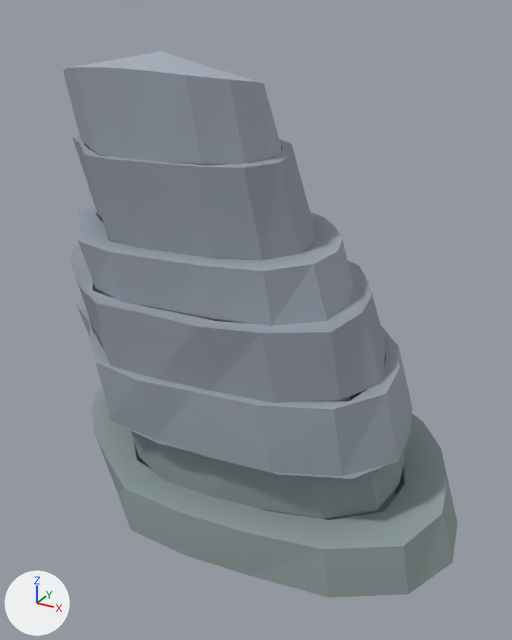
What one commit did to the glTF model assets/environment/rocks/SM_OverlookCrags.glb.
Camera for both pictures: a camera (50 mm lens) standing at (4.95, -9.51, 7.52) and looking at (-0.04, -0.43, 2.97). The lights are fixed; the arrows at lower left show +X, +Y and +Z. The older version comes first. Vertices at exactly the same position are counted once.

The first picture shows 'SM_Overlook_Crest', 'SM_Overlook_Spur'.
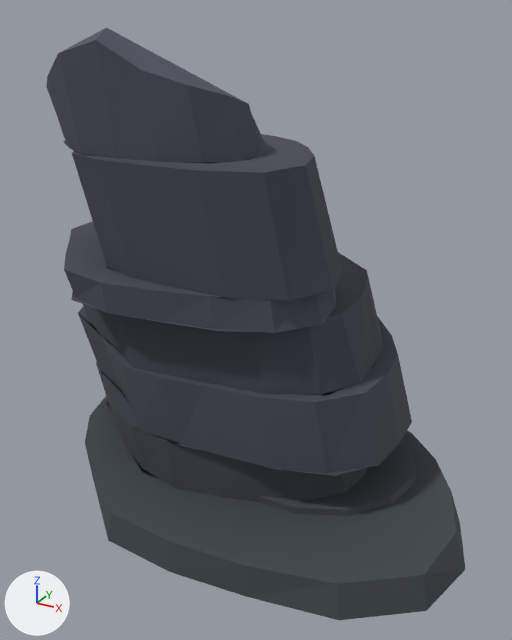
What differs and where, as boxes [x1, y1, x2, y2] in the pictures (512 x 640 px; the box of a moved part takes in the faces that stretch with it):
```json
{"object": "SM_Overlook_Crest", "change": "surface changed, reshaped", "before": [63, 51, 457, 598], "after": [46, 28, 465, 620], "on screen": "6% wider, 8% taller"}
{"object": "SM_Overlook_Spur", "change": "surface changed", "before": [345, 490, 395, 516], "after": [345, 490, 395, 516]}
{"part": 1, "of": "me_sm_overlook_crest", "change": "moved or reshaped", "before": [63, 51, 457, 598], "after": [46, 28, 465, 620]}
{"part": 2, "of": "me_sm_overlook_crest", "change": "recoloured", "before": [77, 283, 457, 597], "after": [78, 267, 460, 620]}
```

The change, as JSON lines over the scene's bpy script:
```json
{"block": "mat_mat_crag_slate", "where": "n2 = _N.new('ShaderNodeMix'); n2.name = 'Mix'"}
{"op": "set", "path": "n2.inputs[7].default_value", "old": "(0.355, 0.395, 0.462, 1.0)", "new": "(0.0714, 0.0764, 0.105, 1.0)", "note": "'B', grey #a1a9b5 -> 'B', greyish blue #4c4e5b"}
{"block": "mat_mat_crag_fracture", "where": "n2 = _N.new('ShaderNodeMix'); n2.name = 'Mix'"}
{"op": "set", "path": "n2.inputs[7].default_value", "old": "(0.4, 0.442, 0.52, 1.0)", "new": "(0.082, 0.088, 0.122, 1.0)", "note": "'B', light grey #aab1bf -> 'B', greyish blue #515462"}
{"block": "me_sm_overlook_crest", "where": "# used by ob_sm_overlook_crest; location = (0.0, 0.0, 0.0)"}
{"op": "remove", "block": "me_sm_overlook_crest", "code": "me_sm_overlook_crest.from_pydata(...)  # 422 vertices, 600 faces; spans x -3.62..3.55, y -2.71..2.98, z 0.0..6.96"}
{"op": "add", "block": "me_sm_overlook_crest", "code": "me_sm_overlook_crest.from_pydata(...)  # 422 vertices, 600 faces; spans x -3.72..3.75, y -3.1..2.93, z 0.0..7.29"}
{"block": "me_sm_overlook_crest", "change": "me_sm_overlook_crest part 1: 421 of 422 vertices moved; they spanned x -3.62..3.55, y -2.71..2.98, z 0.0..6.96 and now span x -3.72..3.75, y -3.1..2.93, z 0.0..7.29; mean shift (-0.04, 0.02, -0.17); largest move (-1.38, -0.76, 6.96) -> (-1.43, -1.86, 7.29)"}
{"block": "me_sm_overlook_crest", "change": "me_sm_overlook_crest part 2: 188 kept faces spanning x -3.72..3.54, y -3.1..2.93, z 0.0..3.63 get new vertex colours; the middle colour goes from white #e7efe7 to white #e6eee4"}
```
